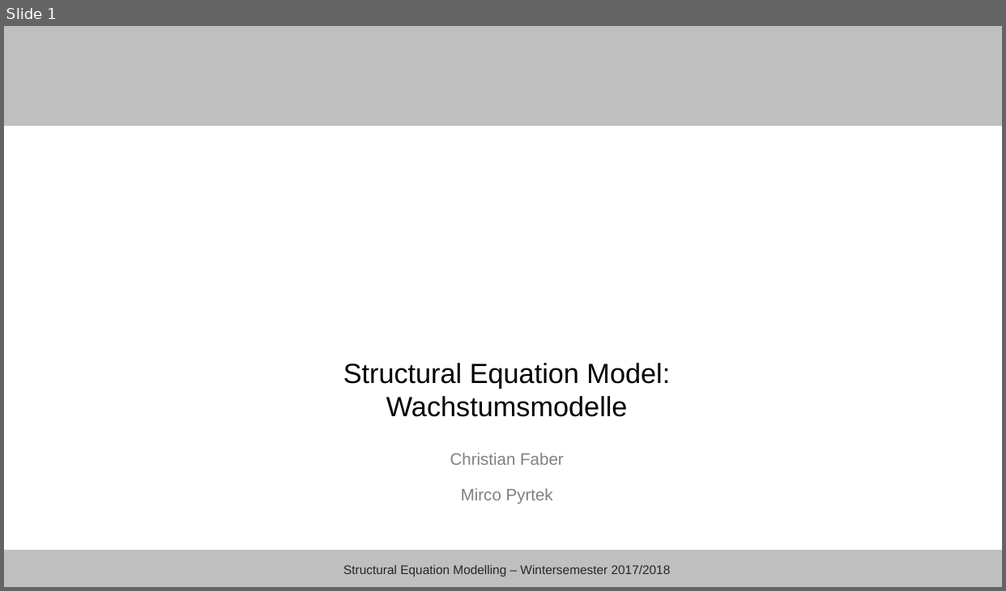
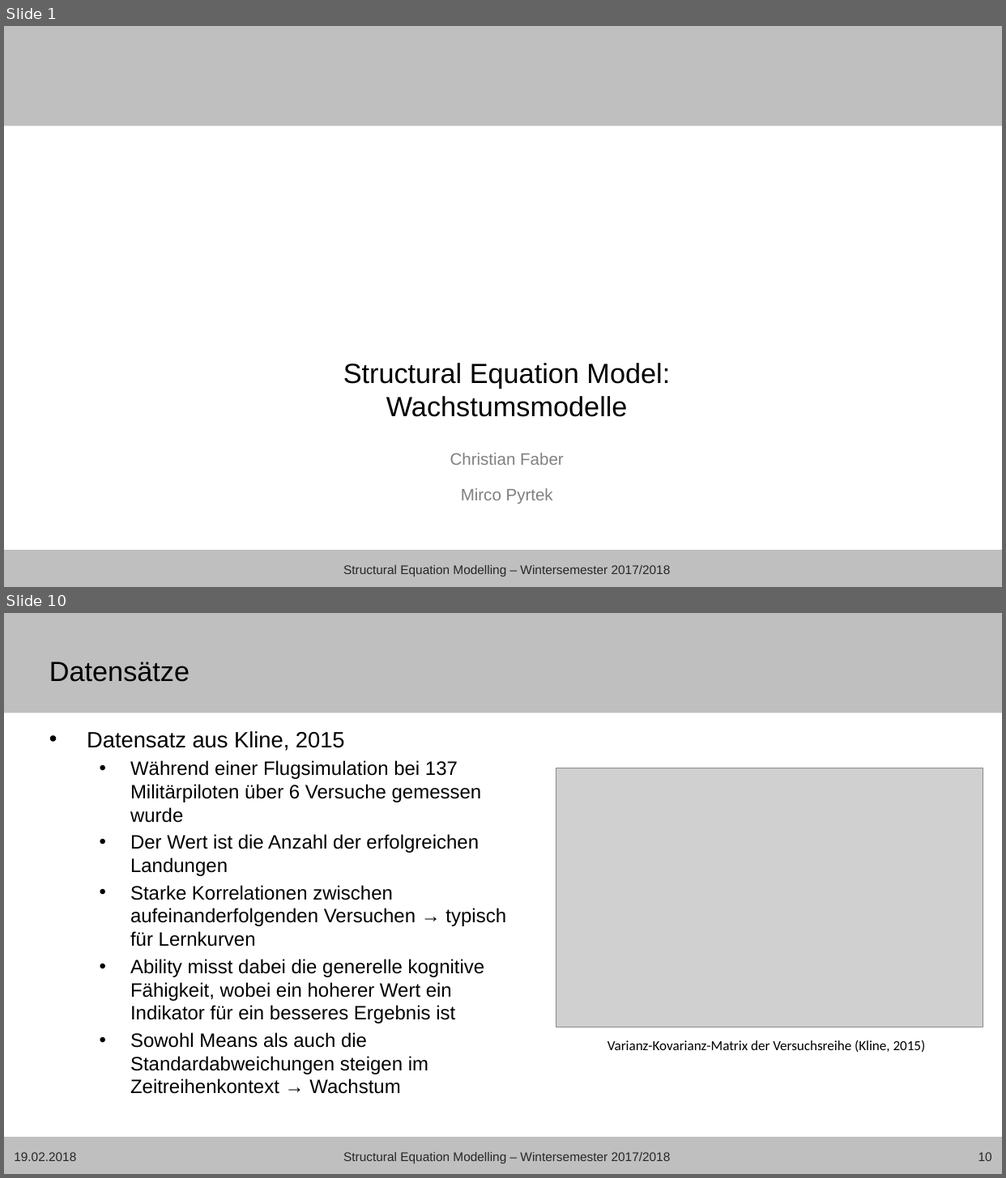
Before and after one commit to mircopp/Structural-Equation-Modeling, a slide deck: Christian_sem17_18_wachstumsmodelle_präsentation.pptx. Shown one above the other, each under a label of ours: slide 1 before the commit, slides 1 and 10 after it; the slides between them are not shown. The pictures are 1006x591 and 1006x1178 pixels, drawn with LibreOffice and Linux fonts; fonts in the diff are those of the drawing; grey boxes stand for pictures; background and template pictures are left out. Boxes give left, top, right and bottom in pixels: in the first picture for what was removed or moved away, otherwise in the second. Text is boxed around its words. In the diff, an @@ line names an element or a change of style, - is before the commit and + after.

```diff
--- a/Christian_sem17_18_wachstumsmodelle_präsentation.pptx
+++ b/Christian_sem17_18_wachstumsmodelle_präsentation.pptx
@@ slide 10 added at box(4, 613, 1002, 1174), background #FFFFFF; not listed: 2 template elements that a slide beside it also shows @@
@@ title added at box(49, 662, 189, 682), 20 pt, text #000000 @@
+Datensätze
@@ text added at box(87, 731, 506, 1094), 14 pt, text #000000 @@
+• Datensatz aus Kline, 2015
+  • Während einer Flugsimulation bei 137 Militärpiloten über 6 Versuche gemessen wurde
+  • Der Wert ist die Anzahl der erfolgreichen Landungen
+  • Starke Korrelationen zwischen aufeinanderfolgenden Versuchen → typisch für Lernkurven
+  • Ability misst dabei die generelle kognitive Fähigkeit, wobei ein hoherer Wert ein Indikator für ein besseres Ergebnis ist
+  • Sowohl Means als auch die Standardabweichungen steigen im Zeitreihenkontext → Wachstum
@@ picture added at box(556, 768, 983, 1027) @@
@@ text added at box(607, 1040, 926, 1052), 10 pt, text #000000 @@
+Varianz-Kovarianz-Matrix der Versuchsreihe (Kline, 2015)
@@ text added at box(14, 1152, 76, 1161), 9 pt, text #262626 @@
+19.02.2018
@@ text added at box(343, 1152, 671, 1164), 9 pt, text #262626 @@
+Structural Equation Modelling – Wintersemester 2017/2018
@@ page number added at box(978, 1152, 992, 1161), 9 pt, text #262626 @@
+10
```
Also in this commit, not shown: 6 slides changed, 5 other slides added, 2 other files.
